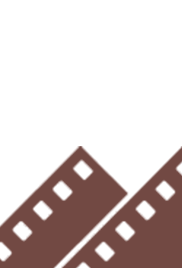
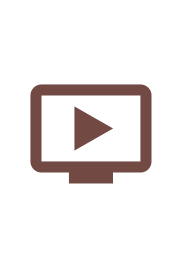
Revision of a layered 182 × 268 image; what changed, layer by layer:
added layer "ic_ondemand_video_white_24px" above "icon_5398" over [30, 84, 152, 184]
hid "movie" over [0, 146, 182, 268]
